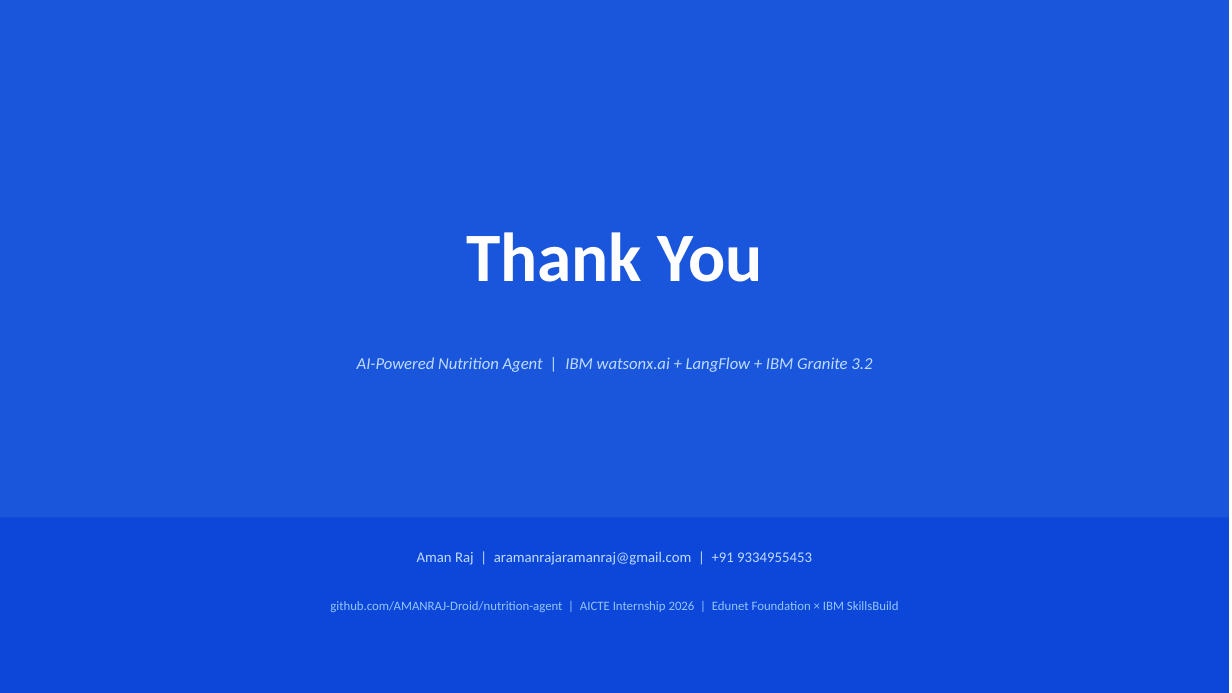
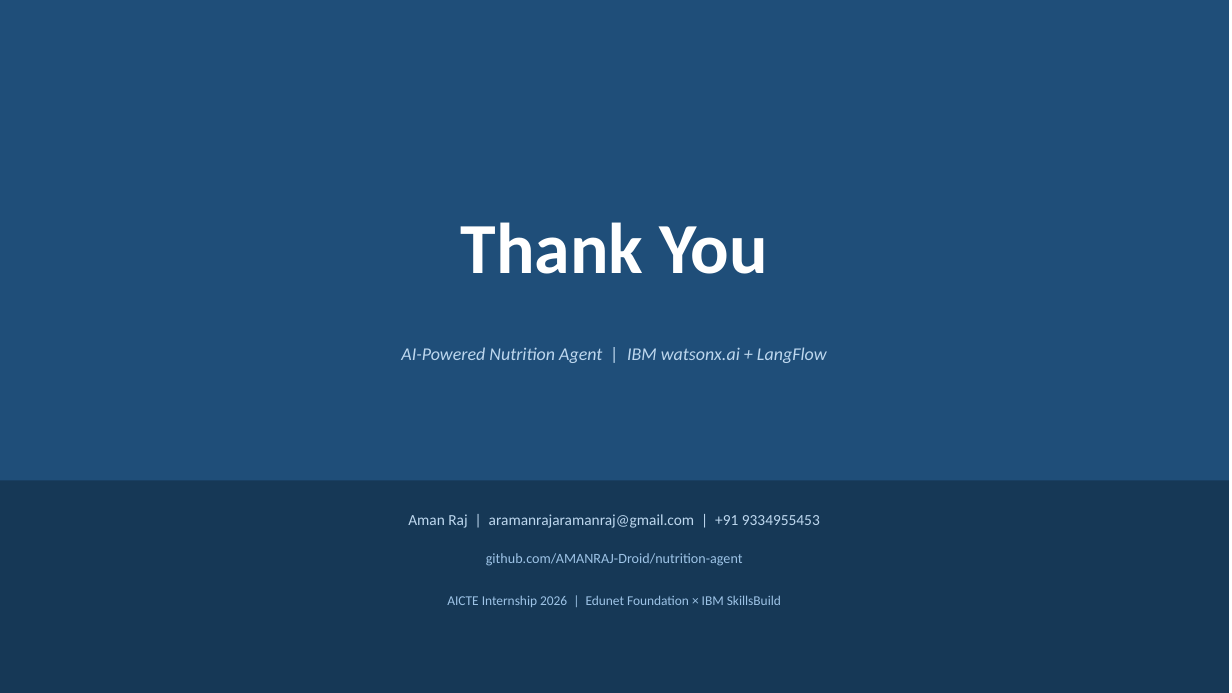
Before and after one commit to AMANRAJ-Droid/nutrition-agent, a slide deck: slide 12 of NutritionAgent_Presentation.pptx (slide 14 before the commit). Drawn at 1232x693 pixels with LibreOffice and Linux fonts; fonts in the diff are those of the drawing. Boxes give left, top, right and bottom in pixels: in the first picture for what was removed or moved away, otherwise in the second. Text is boxed around its words. In the diff, an @@ line names an element or a change of style, - is before the commit and + after.

Commit message:
Final PPT: clean student-style design, no over-design, token usage table included

```diff
--- a/NutritionAgent_Presentation.pptx
+++ b/NutritionAgent_Presentation.pptx
@@ rectangle at (0,0,1229,693): fill #1A56DB to #1F4E79 @@
@@ text "Thank You": place and size @@
-text "Thank You" at (466,232,763,282)
+text "Thank You" at (460,222,768,274)
@@ text "Thank You" at (460,222,768,274): size 54 to 56 pt @@
@@ text at (401,347,827,363): text changed; size 13 to 14 pt; text colour #BFDBFE to #BDD7EE @@
-AI-Powered Nutrition Agent | IBM watsonx.ai + LangFlow + IBM Granite 3.2
+AI-Powered Nutrition Agent | IBM watsonx.ai + LangFlow
@@ rectangle: place and size @@
-rectangle at (0,518,1229,693)
+rectangle at (0,481,1229,693)
@@ rectangle at (0,481,1229,693): fill #0D47D9 to #163856 @@
@@ text "Aman Raj | aramanrajaramanraj@gmail.com | ...": place and size @@
-text "Aman Raj | aramanrajaramanraj@gmail.com | ..." at (417,552,812,565)
+text "Aman Raj | aramanrajaramanraj@gmail.com | ..." at (408,514,820,528)
@@ text "Aman Raj | aramanrajaramanraj@gmail.com | ..." at (408,514,820,528): size 11.5 to 12 pt, text colour #BFDBFE to #BDD7EE @@
@@ text added at (486,553,743,566), 11 pt, text #9DC3E6 @@
+github.com/AMANRAJ-Droid/nutrition-agent
@@ text at (447,595,781,607): text changed; size 10 to 10.5 pt; text colour #93C5FD to #9DC3E6 @@
-github.com/AMANRAJ-Droid/nutrition-agent | AICTE Internship 2026 | Edunet Foundation × IBM SkillsBuild
+AICTE Internship 2026 | Edunet Foundation × IBM SkillsBuild
```
Also in this commit, not shown: 8 other slides changed, 3 slides added, 5 slides removed.
